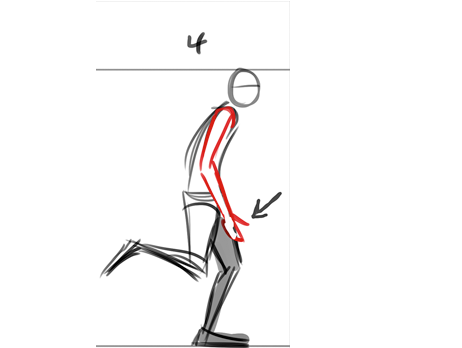
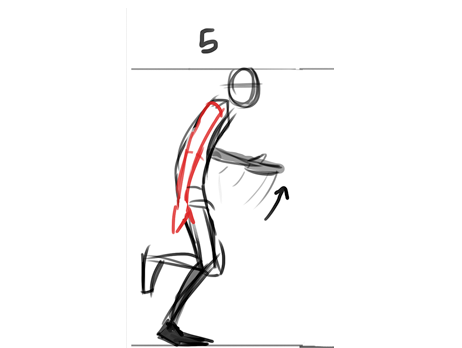
Revision of a layered (462, 348) image; what changed, layer by layer:
showed "Ebene 2" over [126, 8, 334, 348]
hid "Ebene 5" over [96, 1, 290, 348]
